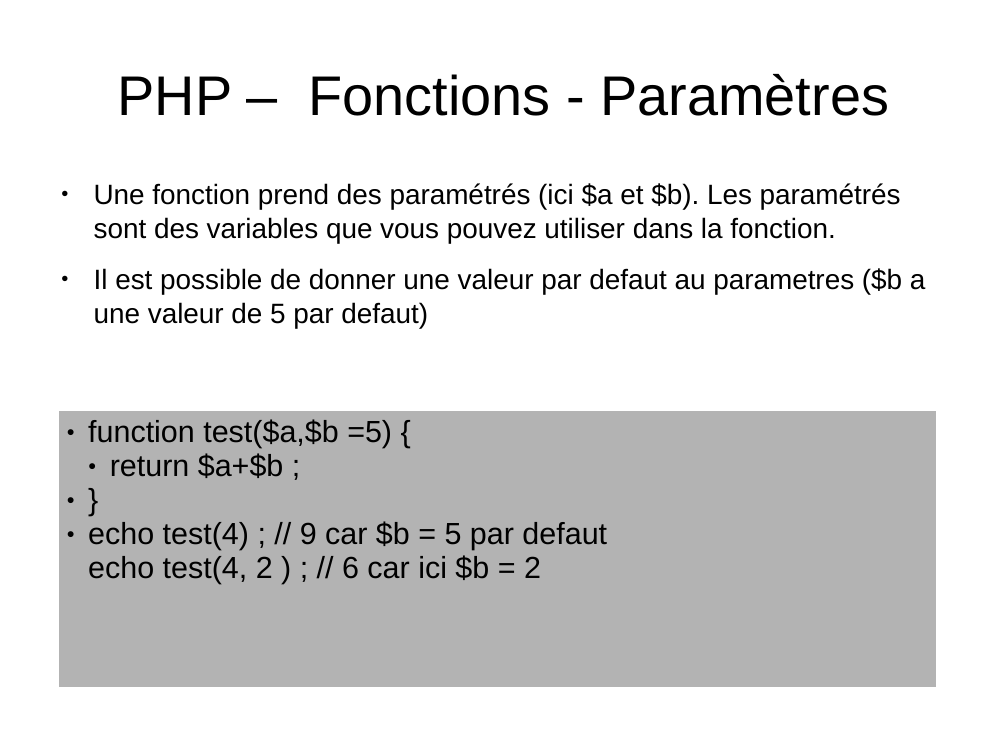
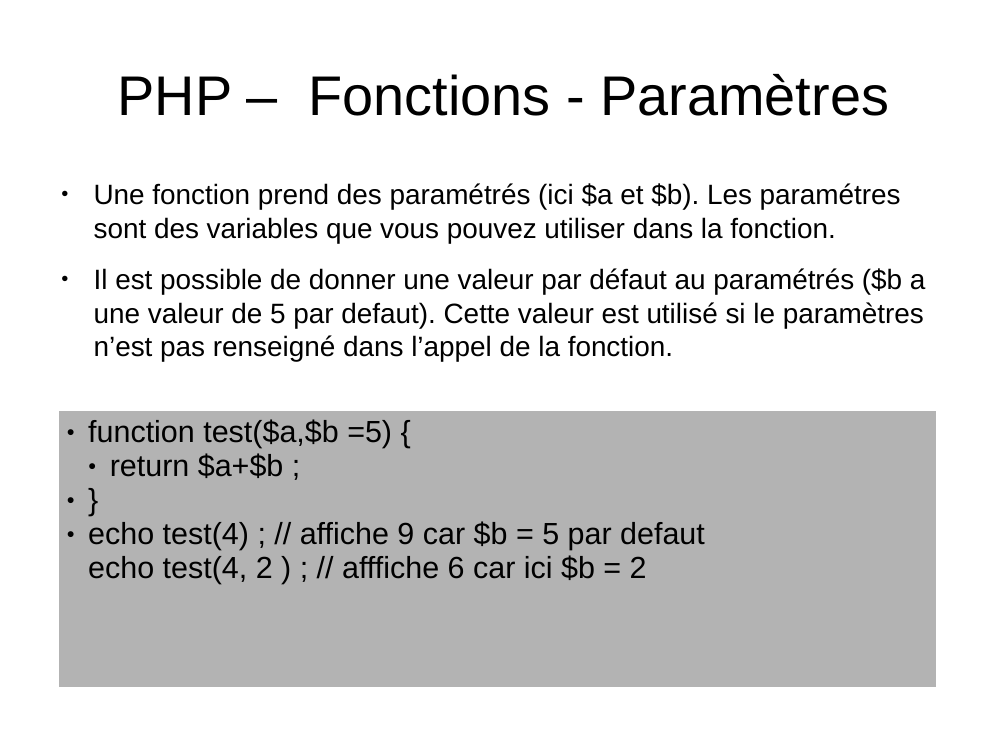
Before and after one commit to NicoM88/formation, a slide deck: slide 21 of PHP/formation.odp (slide 22 before the commit). Drawn at 1008x756 pixels with LibreOffice and Linux fonts; fonts in the diff are those of the drawing. Boxes give left, top, right and bottom in pixels: in the first picture for what was removed or moved away, otherwise in the second. Text is boxed around its words. In the diff, an @@ line names an element or a change of style, - is before the commit and + after.

```diff
--- a/PHP/formation.odp
+++ b/PHP/formation.odp
@@ text at (94, 183, 926, 362): text changed @@
-● Une fonction prend des paramétrés (ici $a et $b). Les paramétrés sont des variables que vous pouvez utiliser dans la fonction.
-● Il est possible de donner une valeur par defaut au parametres ($b a une valeur de 5 par defaut)
+● Une fonction prend des paramétrés (ici $a et $b). Les paramétres sont des variables que vous pouvez utiliser dans la fonction.
+● Il est possible de donner une valeur par défaut au paramétrés ($b a une valeur de 5 par defaut). Cette valeur est utilisé si le paramètres n’est pas renseigné dans l’appel de la fonction.
@@ table at (58, 411, 937, 687) @@
-row 1, column 1: function test($a,$b =5) { / return $a+$b ; / } / echo test(4) ; // 9 car $b = 5 par defaut echo test(4, 2 ) ; // 6 car ici $b = 2
+row 1, column 1: function test($a,$b =5) { / return $a+$b ; / } / echo test(4) ; // affiche 9 car $b = 5 par defaut echo test(4, 2 ) ; // afffiche 6 car ici $b = 2
```
Also in this commit, not shown: 21 other slides changed, 2 slides added, 3 slides removed, 4 other files.
